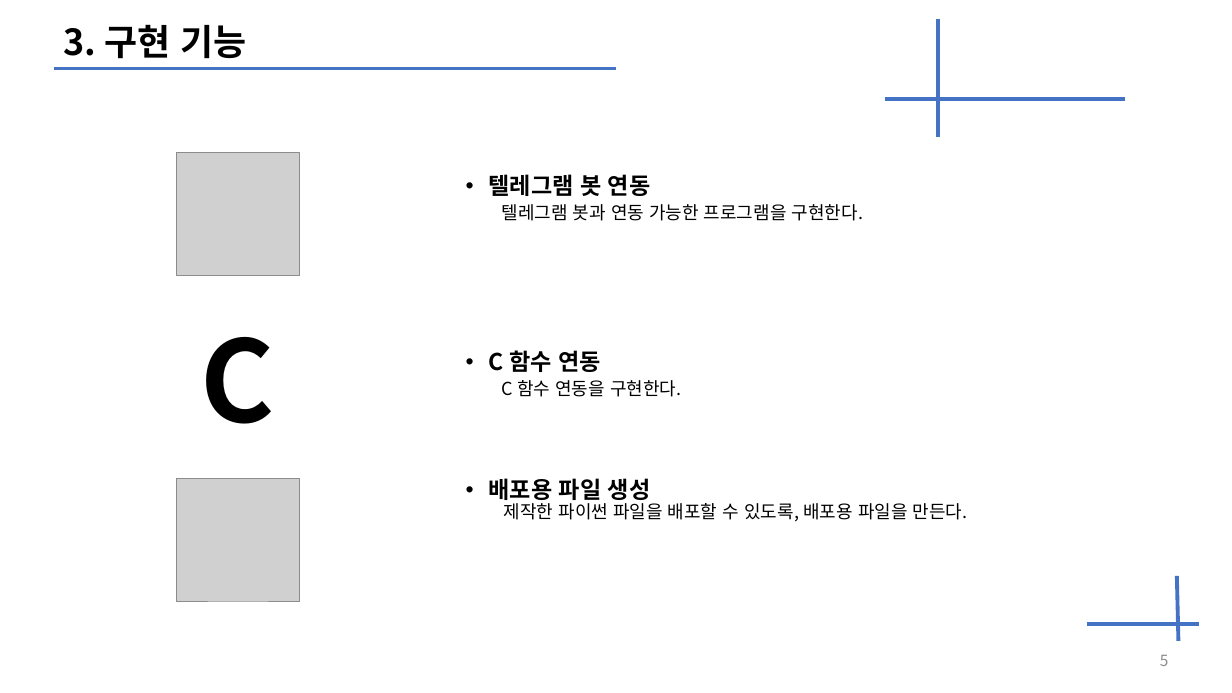
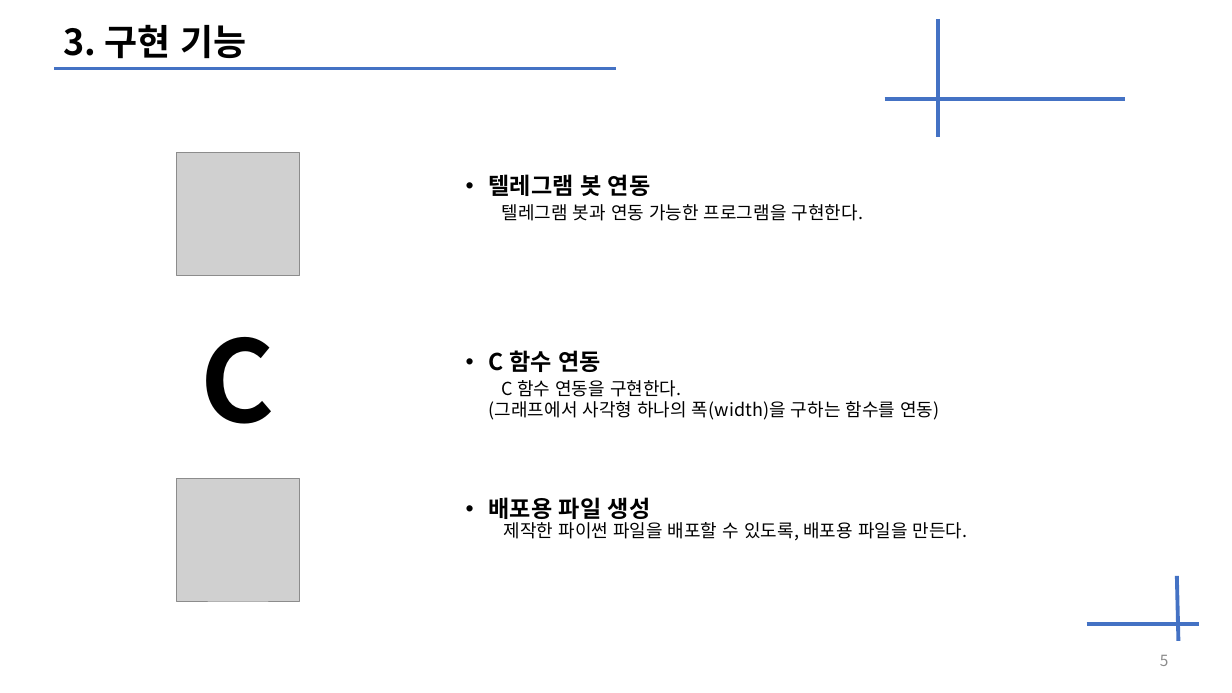
Before and after one commit to Oongim/2019Script-Language, a slide deck: slide 5 of 기말 발표.pptx. Drawn at 1232x693 pixels with LibreOffice and Linux fonts; fonts in the diff are those of the drawing; grey boxes stand for pictures. Boxes give left, top, right and bottom in pixels: in the first picture for what was removed or moved away, otherwise in the second. Text is boxed around its words. In the diff, an @@ line names an element or a change of style, - is before the commit and + after.

```diff
--- a/기말 발표.pptx
+++ b/기말 발표.pptx
@@ text at [489, 350, 939, 420]: text changed @@
-• C 함수 연동
-  C 함수 연동을 구현한다.
+• C 함수 연동
+  C 함수 연동을 구현한다.
+  (그래프에서 사각형 하나의 폭(width)을 구하는 함수를 연동)
```
Also in this commit, not shown: 1 other slide changed, 28 other files.
